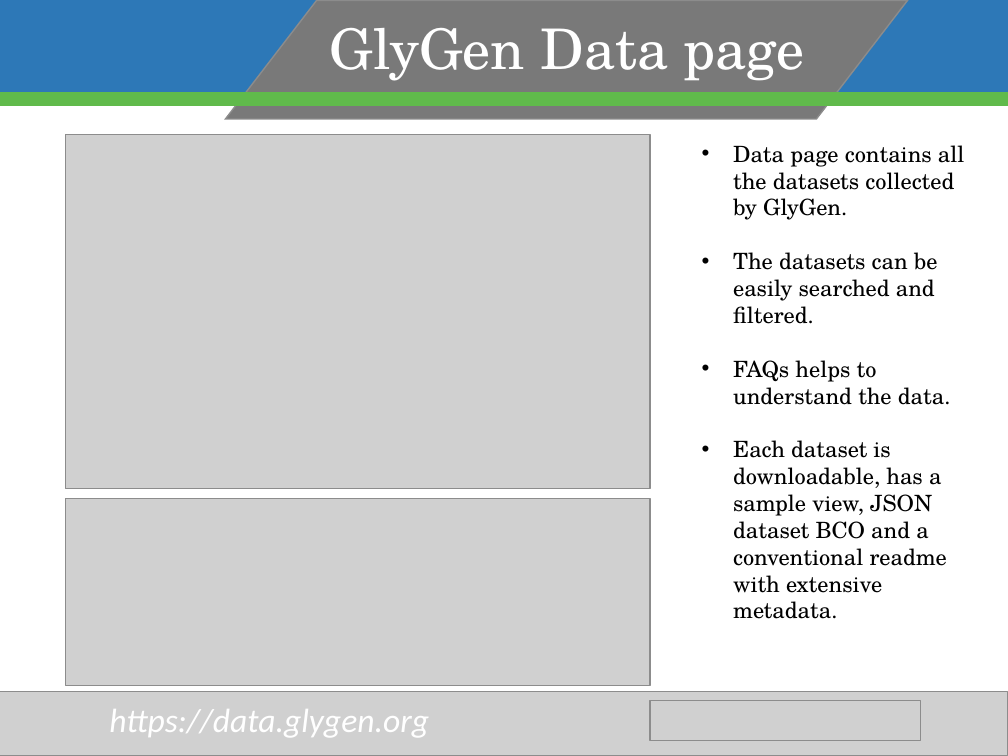
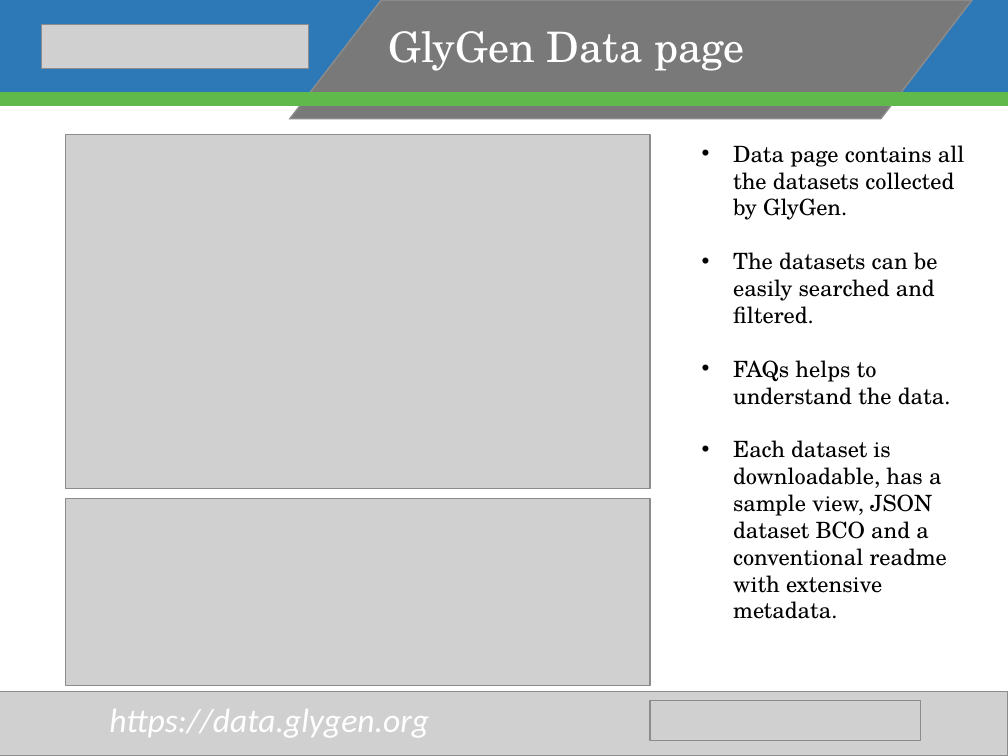
Before and after one commit to GW-HIVE/glygen-frontend, a slide deck: slide 8 of src/images/media/slides/pptx/GlyGen-general-slides.pptx (slide 9 before the commit). Drawn at 1008x756 pixels with LibreOffice and Linux fonts; fonts in the diff are those of the drawing; grey boxes stand for pictures; background and template pictures are left out. Boxes give left, top, right and bottom in pixels: in the first picture for what was removed or moved away, otherwise in the second. Text is boxed around its words. In the diff, an @@ line names an element or a change of style, - is before the commit and + after.

```diff
--- a/src/images/media/slides/pptx/GlyGen-general-slides.pptx
+++ b/src/images/media/slides/pptx/GlyGen-general-slides.pptx
@@ rectangle removed at [0,0,1008,104] @@
@@ group added at [0,0,1008,119]: 2 rectangles, 1 parallelogram, 1 picture @@
@@ parallelogram removed at [226,1,908,120] @@
@@ text "GlyGen Data page": place and size @@
-text "GlyGen Data page" at [330,28,805,81]
+text "GlyGen Data page" at [388,31,745,71]
@@ text "GlyGen Data page" at [388,31,745,71]: size 40 to 30 pt; vertical alignment top to middle @@
@@ rectangle removed at [0,93,1008,106] @@
```
Also in this commit, not shown: 7 other slides changed, 1 slide added, 2 slides removed, 4 other files.
